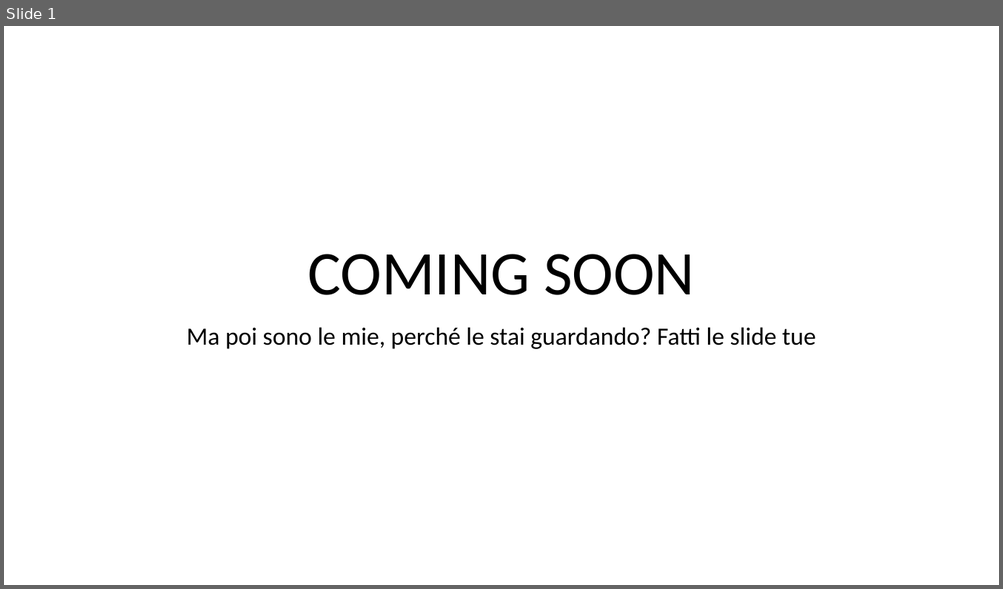
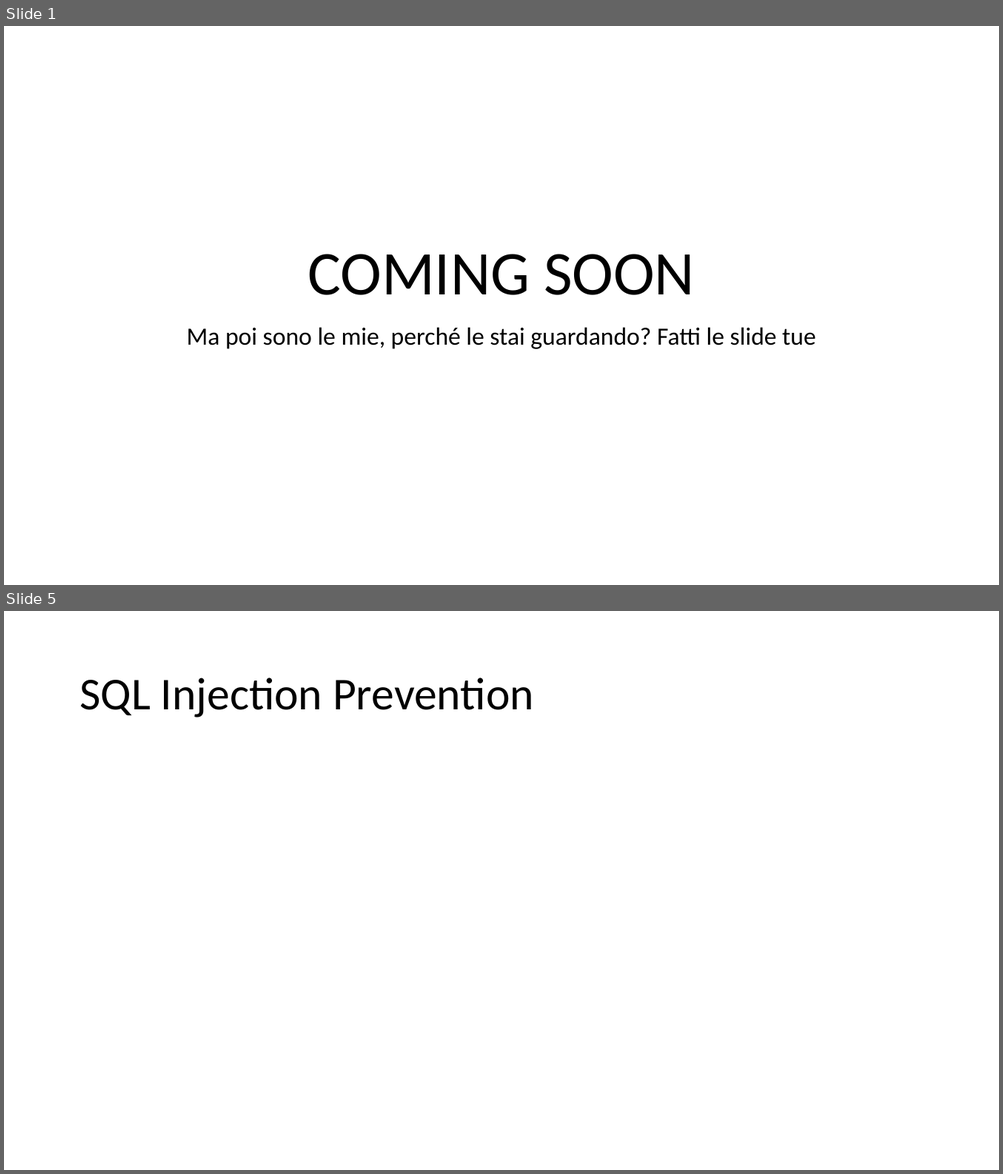
Before and after one commit to fparricelli/Encrypted-data-exchange-between-two-Arduino-boards-using-Symmetric-Encryption, a slide deck: Documentazione e cose così/Slide_concettuali_Luca.pptx. Shown one above the other, each under a label of ours: slide 1 before the commit, slides 1 and 5 after it; the slides between them are not shown. The pictures are 1003x589 and 1003x1174 pixels, drawn with LibreOffice and Linux fonts; fonts in the diff are those of the drawing. Boxes give left, top, right and bottom in pixels: in the first picture for what was removed or moved away, otherwise in the second. Text is boxed around its words. In the diff, an @@ line names an element or a change of style, - is before the commit and + after.

```diff
--- a/Documentazione e cose così/Slide_concettuali_Luca.pptx
+++ b/Documentazione e cose così/Slide_concettuali_Luca.pptx
@@ slide 5 added at (4,611,999,1170), background #FFFFFF @@
@@ title added at (79,678,534,718), 44 pt, text #000000 @@
+SQL Injection Prevention
```
Also in this commit, not shown: 8 other slides added, 10 other files.
